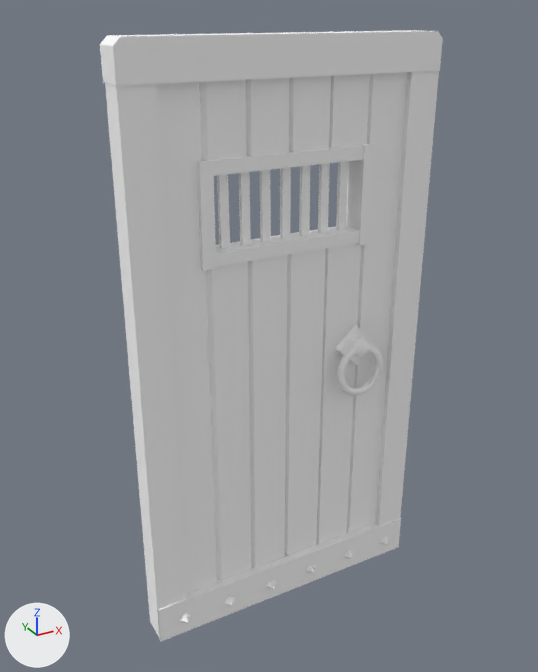
A saved change to the glTF model game/data/meshes/props/Door_8_Flat.gltf.
One viewpoint serves both versions: a camera (50 mm lens) standing at (-0.7, -2.09, 2.2) and looking at (0.48, 0.05, 1.13). The lights are fixed; the arrows at lower left show +X, +Y and +Z. The older version comes first. Vertices at exactly the same position are counted once.

In view in the first picture: 'Door_8_Flat'.
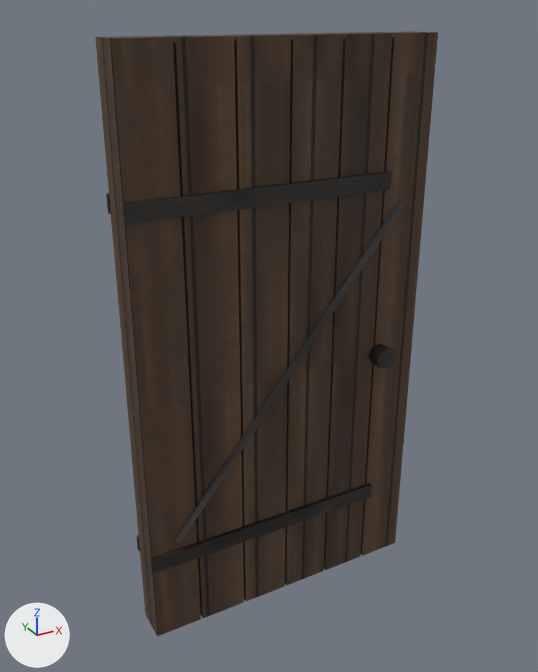
Location of each change, (x1, y1, x2, y2) in pixels of the pictures (538 x 672 px):
'Door_8_Flat', reshaped, recoloured (white to brown): before (100, 30, 443, 641); after (95, 31, 438, 636)
part 1 of me_cube_223, added (brown): after (95, 36, 201, 636)
part 2 of me_cube_223, added (brown): after (165, 35, 244, 618)
part 3 of me_cube_223, added (brown): after (226, 34, 291, 601)
part 4 of me_cube_223, added (brown): after (281, 33, 343, 585)
part 5 of me_cube_223, added (brown): after (324, 32, 392, 570)
part 6 of me_cube_223, added (brown): after (360, 31, 438, 556)
part 7 of me_cube_223, added: after (150, 483, 371, 574)
part 8 of me_cube_223, added: after (121, 171, 392, 225)
part 9 of me_cube_223, added: after (106, 193, 111, 214)
part 10 of me_cube_223, added: after (369, 344, 396, 369)
part 11 of me_cube_223, rebuilt (8% narrower, 34% shorter): before (157, 72, 407, 594); after (175, 200, 406, 544)
part 12 of me_cube_223, deleted: before (100, 30, 443, 641)

Diff of the bpy script that builds the scene:
```diff
--- a/game/data/meshes/props/Door_8_Flat.gltf.py
+++ b/game/data/meshes/props/Door_8_Flat.gltf.py
@@ mat_mi_decor_iron @@
+mat_mi_decor_iron = bpy.data.materials.new('MI_Decor_Iron')
+# uses the picture img_t_decor_iron_basecolor_png
+# uses the picture img_t_decor_iron_normal_png
+# uses the picture img_t_decor_iron_orm_png
@@ mat_mi_decor_wood_dark @@
+mat_mi_decor_wood_dark = bpy.data.materials.new('MI_Decor_Wood_Dark')
+# uses the picture img_t_decor_wood_dark_basecolor_png
+# uses the picture img_t_decor_wood_dark_normal_png
+# uses the picture img_t_decor_wood_dark_orm_png
@@ me_cube_223 @@
-me_cube_223.from_pydata(...)  # 639 vertices, 986 faces; spans x -0.05..1.07, y -0.09..0.11, z 0.04..2.13
-me_cube_223.materials.append(mat_mi_woodtrim_wear)  # white #ffffff
-me_cube_223.materials.append(mat_mi_metalornaments)  # white #ffffff
+me_cube_223.from_pydata(...)  # 106 vertices, 160 faces; spans x -0.05..1.07, y -0.09..0.11, z 0.04..2.13
+# me_cube_223 part 1: a new loose piece, a box spanning x -0.05..0.13, y -0.03..0.1, z 0.04..2.13, in mat_mi_decor_wood_dark
+# me_cube_223 part 2: a new loose piece, a box spanning x 0.14..0.32, y -0.03..0.1, z 0.04..2.13, in mat_mi_decor_wood_dark
+# me_cube_223 part 3: a new loose piece, a box spanning x 0.33..0.51, y -0.03..0.1, z 0.04..2.13, in mat_mi_decor_wood_dark
+# me_cube_223 part 4: a new loose piece, a box spanning x 0.52..0.7, y -0.03..0.1, z 0.04..2.13, in mat_mi_decor_wood_dark
+# me_cube_223 part 5: a new loose piece, a box spanning x 0.7..0.88, y -0.03..0.1, z 0.04..2.13, in mat_mi_decor_wood_dark
+# me_cube_223 part 6: a new loose piece, a box spanning x 0.89..1.07, y -0.03..0.1, z 0.04..2.13, in mat_mi_decor_wood_dark
+# me_cube_223 part 7: a new loose piece, a box spanning x -0.05..0.906, y -0.046..-0.032, z 0.35..0.41, in mat_mi_decor_iron
+# me_cube_223 part 8: a new loose piece, a box spanning x -0.05..0.906, y -0.046..-0.032, z 1.63..1.69, in mat_mi_decor_iron
+# me_cube_223 part 9: a new loose piece, a box spanning x -0.05..0.906, y 0.096..0.11, z 1.63..1.69, in mat_mi_decor_iron
+# me_cube_223 part 10: a new loose piece, an 8-sided cylinder along y spanning x 0.863..0.948, y -0.09..-0.032, z 0.96..1.04, in mat_mi_decor_iron
+# me_cube_223 part 11: the loose piece of 77 vertices spanning x 0.07..0.96, y -0.03..-0.01, z 0.15..2.05 is rebuilt with 8 vertices and now spans x 0.04..0.98, y -0.06..-0.02, z 0.44..1.59, in mat_mi_decor_iron
+# me_cube_223 part 12: 27 loose pieces with 562 vertices, spanning x -0.05..1.07, y -0.09..0.11, z 0.04..2.13, are deleted
+# other edits to the shape of me_cube_223 do not show in these pictures
+me_cube_223.materials.append(mat_mi_decor_wood_dark)
+me_cube_223.materials.append(mat_mi_decor_iron)
```
